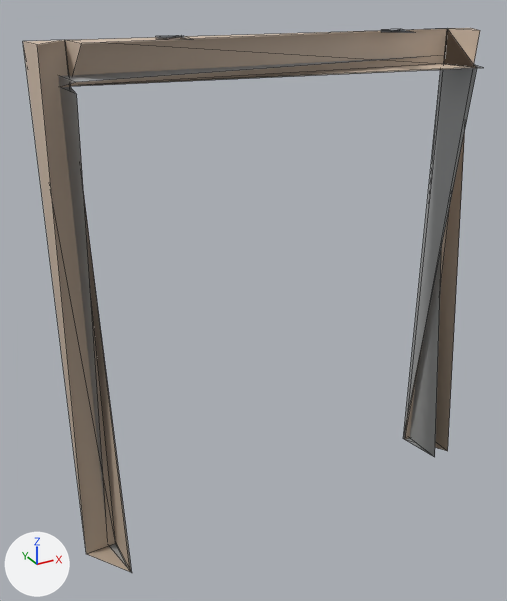
A saved change to the glTF model models/kit/openFrame_regocrete_meshin.glb.
One viewpoint serves both versions: a 50 mm lens placed at (-1.53, -2.44, 2.35), pointed at (-0.14, 0.07, 1.09). The lights are fixed; the arrows at lower left show +X, +Y and +Z. The first picture is the older version. Mesh edges are drawn as thin lines. Vertices at exactly the same position are counted once.

Names of what the first picture shows: 'openFrame_regocrete_meshin'.
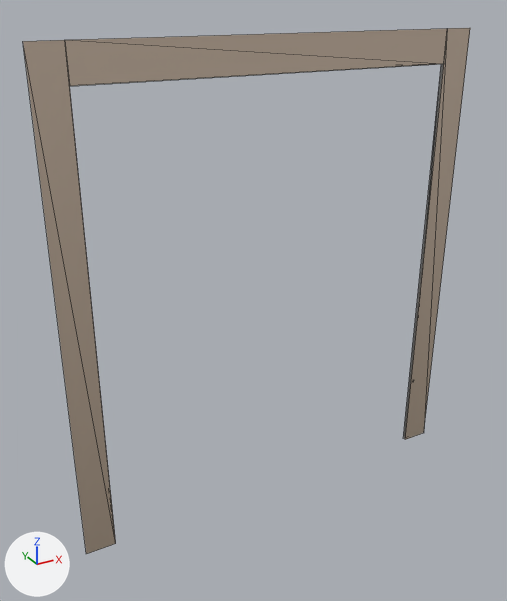
The edits, one by one:
me_base is used by ob_openframe_regocrete_meshin; location (0.0, 0.0, 0.0).
me_base had 44 vertices, 48 faces and spanned x -1.0..1.0, y -0.11..0.11, z 0.0..2.21.
me_base now has 20 vertices, 12 faces and spans x -1.0..1.0, y 0.1..0.11, z 0.0..2.2.
me_base part 1: the loose piece of 6 vertices spanning x -0.55..-0.45, y -0.05..0.05, z 2.2..2.21 is deleted.
me_base part 2: the loose piece of 6 vertices spanning x 0.45..0.55, y -0.05..0.05, z 2.2..2.21 is deleted.
Part 3, on me_base:
12 vertices are removed from x -1.0..1.0, y -0.11..-0.1, z 0.0..2.2.
24 faces are deleted.

Changed parts and their boxes (x1, y1, x2, y2) in the pictures (507 x 601 px):
'openFrame_regocrete_meshin', reshaped
    before: (23, 28, 482, 573)
    after: (23, 28, 470, 554)
part 1 of me_base, deleted
    before: (156, 36, 192, 40)
part 2 of me_base, deleted
    before: (381, 29, 415, 33)
part 3 of me_base, deleted
    before: (23, 28, 482, 573)
